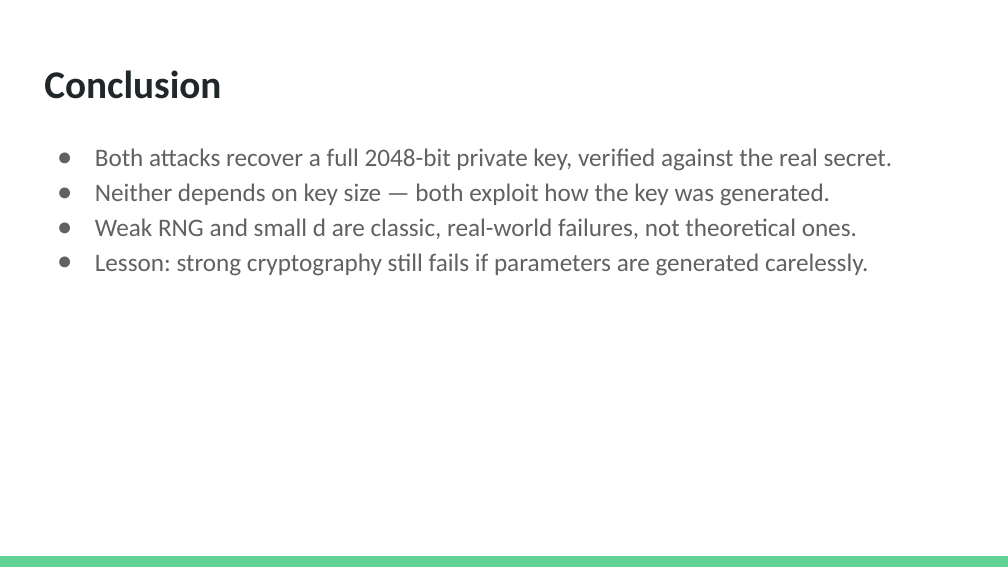
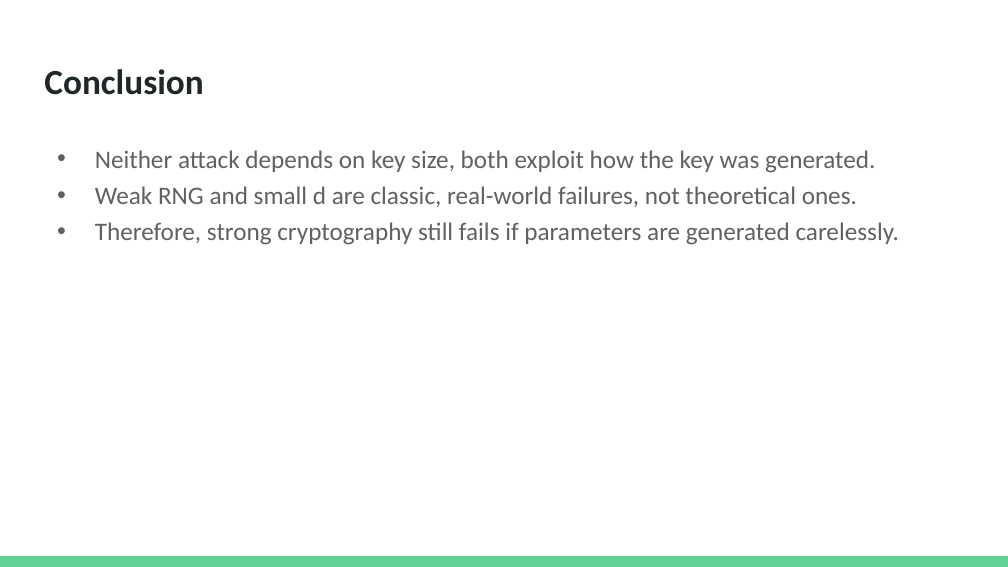
Before and after one commit to nalydch00/SC4010, a slide deck: slide 11 of Weak_RSA_Presentation.pptx. Drawn at 1008x567 pixels with LibreOffice and Linux fonts; fonts in the diff are those of the drawing. Boxes give left, top, right and bottom in pixels: in the first picture for what was removed or moved away, otherwise in the second. Text is boxed around its words. In the diff, an @@ line names an element or a change of style, - is before the commit and + after.

```diff
--- a/Weak_RSA_Presentation.pptx
+++ b/Weak_RSA_Presentation.pptx
@@ title "Conclusion" at box(44, 69, 203, 95): size 28 to 25.2 pt @@
@@ text at box(95, 150, 875, 173): text changed @@
-● Both attacks recover a full 2048-bit private key, verified against the real secret.
-● Neither depends on key size — both exploit how the key was generated.
+• Neither attack depends on key size, both exploit how the key was generated.
@@ text at box(95, 186, 857, 207): bullet ● to •; line spacing 1.15 to 1.2 @@
@@ text at box(95, 222, 899, 245): text changed @@
-● Lesson: strong cryptography still fails if parameters are generated carelessly.
+• Therefore, strong cryptography still fails if parameters are generated carelessly.
```
Also in this commit, not shown: 11 other slides changed, 2 slides added, 1 slide removed, 1 other file.
